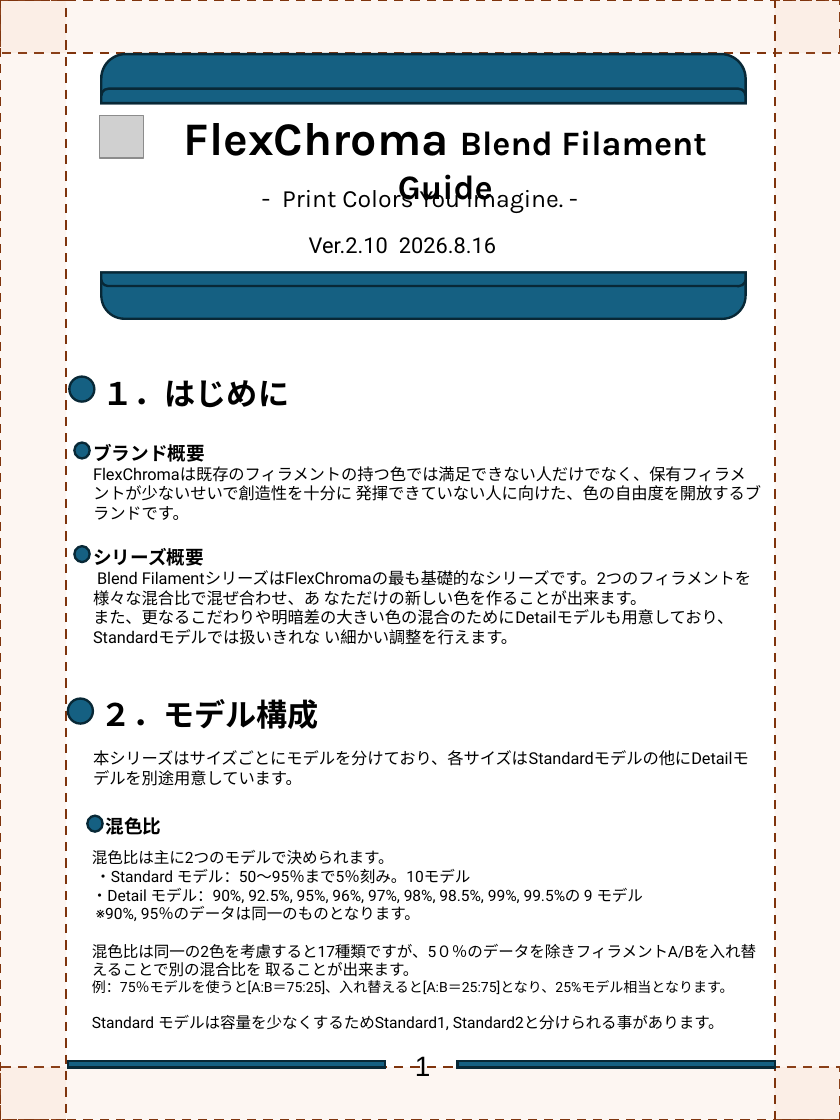
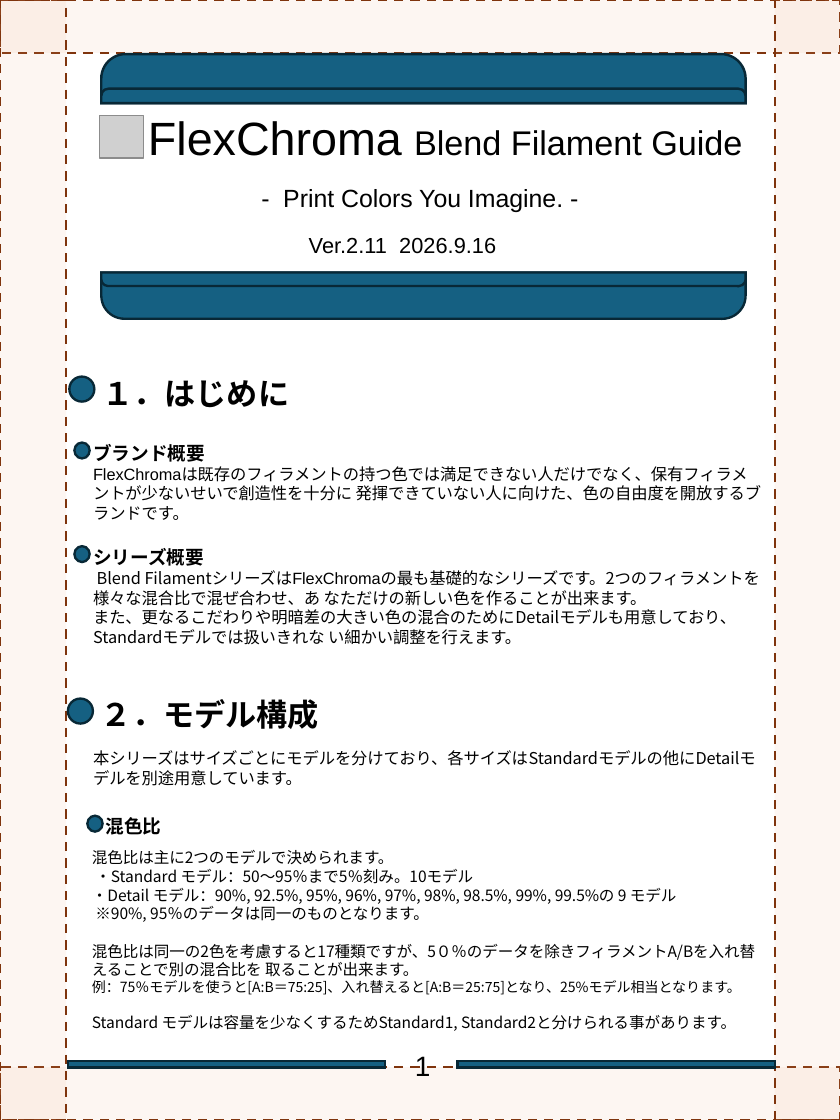
Before and after one commit to FlexChromaHQ/FlexChroma, a slide deck: slide 2 of Documents/Original/FlexChroma_Blend_Filament_JP.pptx. Drawn at 840x1120 pixels with LibreOffice and Linux fonts; fonts in the diff are those of the drawing; grey boxes stand for pictures. Boxes give left, top, right and bottom in pixels: in the first picture for what was removed or moved away, otherwise in the second. Text is boxed around its words. In the diff, an @@ line names an element or a change of style, - is before the commit and + after.

```diff
--- a/Documents/Original/FlexChroma_Blend_Filament_JP.pptx
+++ b/Documents/Original/FlexChroma_Blend_Filament_JP.pptx
@@ text "FlexChroma Blend Filament Guide" at [148, 121, 742, 156]: font Karla to Arial, bold off @@
@@ text "- Print Colors You Imagine. ..." at [283, 189, 563, 212]: font Karla to Arial @@
@@ text at [309, 237, 496, 254]: text changed; font Roboto to Arial @@
-Ver.2.10 2026.8.16
+Ver.2.11 2026.9.16
@@ text "ブランド概要" at [93, 444, 761, 520]: font Roboto to Noto Sans CJK JP in "ブランド概要", "FlexChromaは既存のフィラメントの持つ色では満足できない人だけでなく、保有フィラメントが少ないせいで創造性を十分 ..."; font Roboto to Arial in "FlexChromaは既存のフィラメントの持つ色では満足できない人だけでなく、保有フィラメントが少ないせいで創造性を十分 ..." @@
@@ text "シリーズ概要" at [93, 548, 760, 645]: font Roboto to Noto Sans CJK JP; font Roboto to Arial in "FilamentシリーズはFlexChromaの最も基礎的なシリーズです。2つのフィラメントを様々な混合比で混ぜ合わせ、 ..." @@
@@ text "本シリーズはサイズごとにモデルを分けており、各サイズはStandardモデルの他にDetailモデルを別途用意しています ..." at [93, 750, 756, 786]: font Roboto to Noto Sans CJK JP @@
@@ text "混色比は主に2つのモデルで決められます。" at [92, 850, 755, 1031]: font Roboto to Noto Sans CJK JP @@
```
Also in this commit, not shown: 11 other slides changed, 6 other files.
